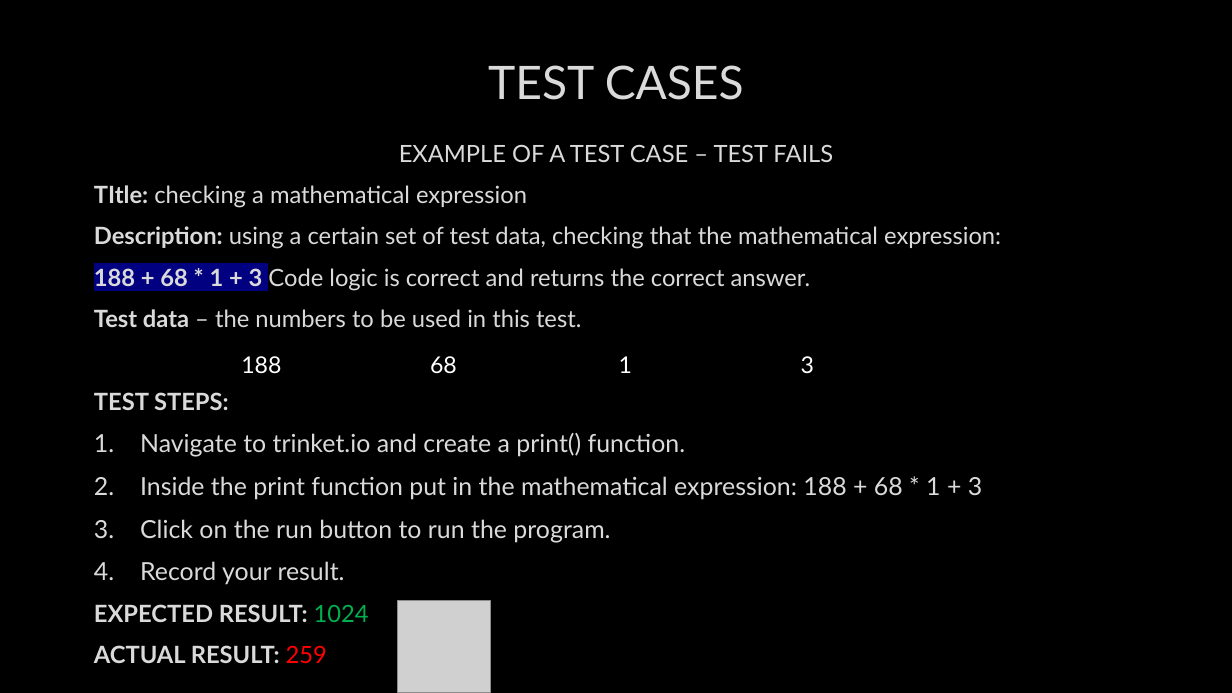
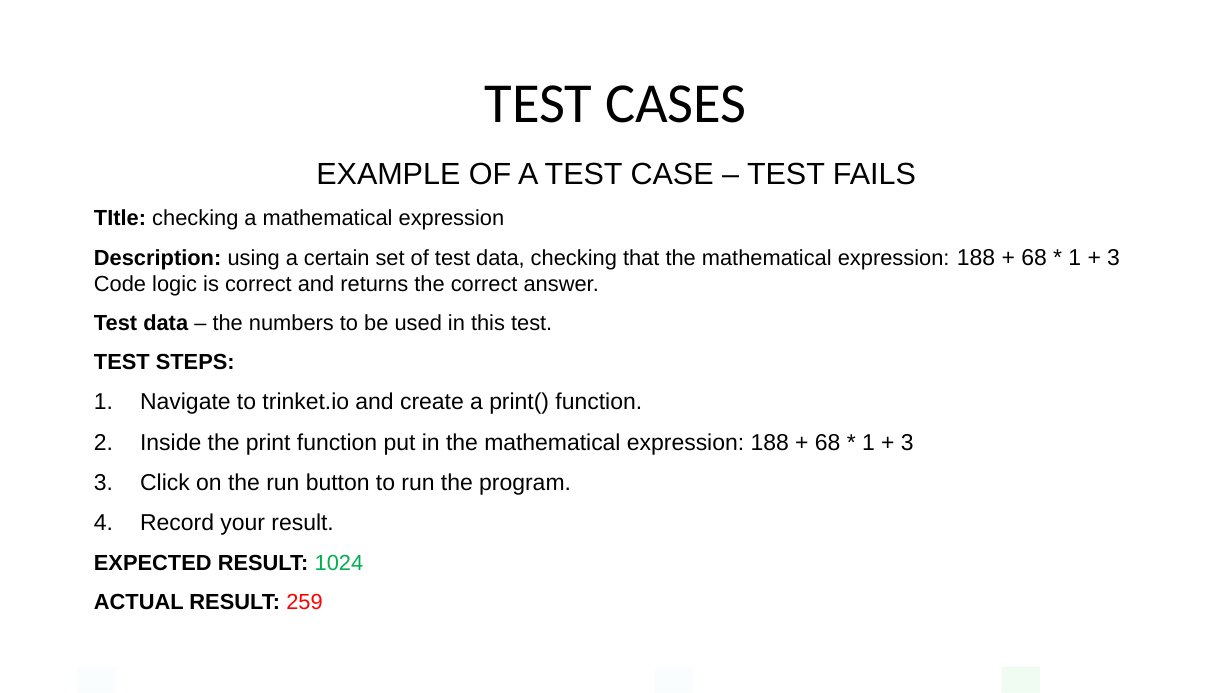
Before and after one commit to JFinnTeacher/TY-Introduction-to-Coding-with-Python, a slide deck: slide 9 of Lesson 04 - Testing Code/Teaching Assets/Lesson 04 - Testing Code.pptx. Drawn at 1232x693 pixels with LibreOffice and Linux fonts; fonts in the diff are those of the drawing; grey boxes stand for pictures; background and template pictures are left out. Boxes give left, top, right and bottom in pixels: in the first picture for what was removed or moved away, otherwise in the second. Text is boxed around its words. In the diff, an @@ line names an element or a change of style, - is before the commit and + after.

Commit message:
Updating fcourse for using Thonny IDE

```diff
--- a/Lesson 04 - Testing Code/Teaching Assets/Lesson 04 - Testing Code.pptx
+++ b/Lesson 04 - Testing Code/Teaching Assets/Lesson 04 - Testing Code.pptx
@@ background picture (left out) to #FFFFFF @@
@@ title "TEST CASES": place and size @@
-title "TEST CASES" at [488,65,744,100]
+title "TEST CASES" at [485,85,747,123]
@@ title "TEST CASES" at [485,85,747,123]: size 36 to 44 pt, font Lato to Calibri, text colour #DADADA to #000000, letter outline #404040 0.75 pt to none @@
@@ text "EXAMPLE OF A TEST CASE ...": place and size @@
-text "EXAMPLE OF A TEST CASE ..." at [94,144,1001,664]
+text "EXAMPLE OF A TEST CASE ..." at [94,162,1120,610]
@@ text at [94,162,916,610]: size 18.5 to 23.8 pt in "EXAMPLE OF A TEST CASE – TEST ..."; font Lato to Arial, text colour #DADADA to #000000, letter outline #404040 0.75 pt to none in "EXAMPLE OF A TEST CASE – TEST ...", "TItle: checking a mathematical expression", "Test data – the numbers to be ...", "TEST STEPS:" and 6 more places; size 18.5 to 17 pt in "TItle: checking a mathematical expression", "Test data – the numbers to be ...", "TEST STEPS:", "EXPECTED RESULT: 1024" and 1 more places; size 19.4 to 17.9 pt in "Navigate to trinket.io and create a print() ...", "Inside the print function put in the ...", "Click on the run button to run ...", "Record your result."; bullet colour #DADADA to #000000 @@
@@ text at [94,249,1120,296]: text changed; size 18.5 to 17 pt; font Lato to Arial; text colour #DADADA to #000000 @@
-Description: using a certain set of test data, checking that the mathematical expression:
-188 + 68 * 1 + 3 Code logic is correct and returns the correct answer.
+Description: using a certain set of test data, checking that the mathematical expression: 188 + 68 * 1 + 3 Code logic is correct and returns the correct answer.
@@ table removed at [170,347,898,384], 1 rows, 4 columns @@
-188 | 68 | 1 | 3
@@ picture removed at [398,601,491,693] @@
@@ rectangle added at [77,666,116,692], fill #93DCF8 at 4% opacity @@
@@ rectangle added at [655,667,694,693], fill #93DCF8 at 4% opacity @@
@@ rectangle added at [1002,667,1041,693], fill #BEF2C7 at 22% opacity @@
```
Also in this commit, not shown: 10 other slides changed, 46 other files.
